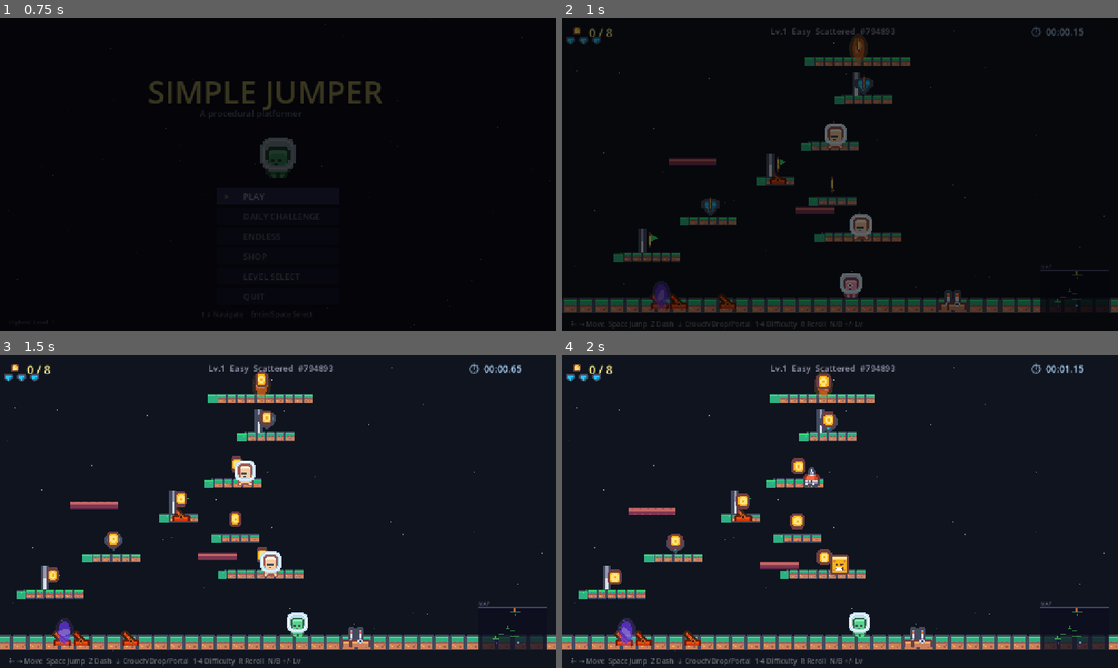
Above: before the commit, frames 1-4 (two rows, left to right).
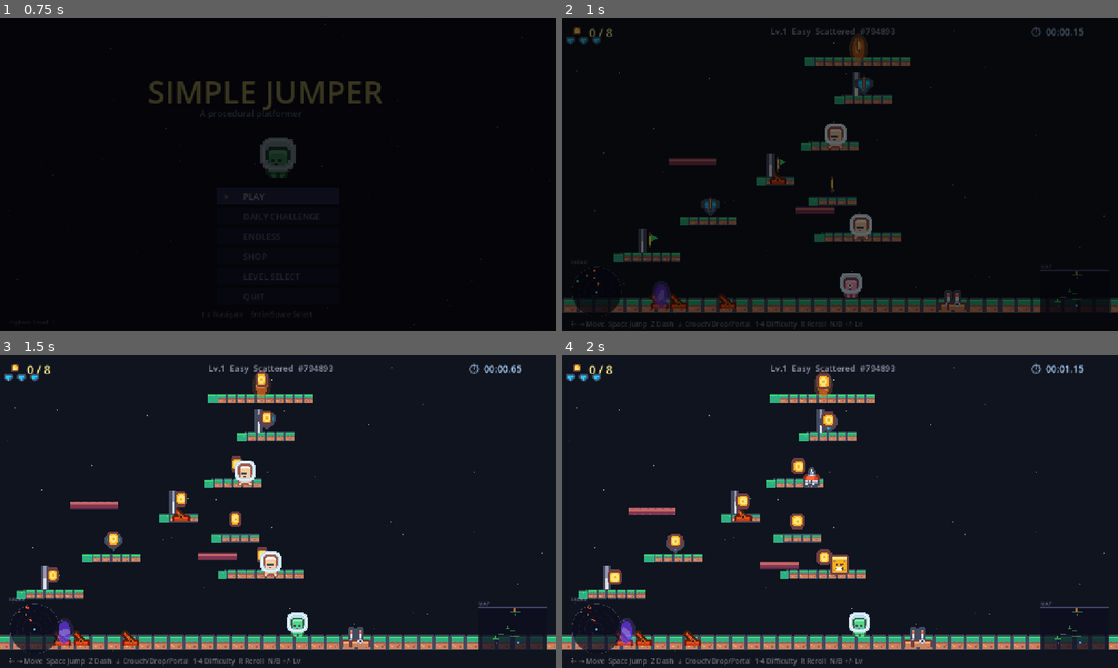
Above: after the commit, the same moments.

Repository: whereissam/SimpleJumper
Game: Godot game, scene res://scenes/TitleScreen.tscn
The game is run twice, just before and just after one commit, with the same random seed, the same clock (stepped at 60 frames per second) and the same inputs.
Inputs (mouse positions are in pixels of both pictures, inside the frame that each line leads up to):
- Up to frame 1 (0.75 s): tap Enter (ui_accept) at 0.5 s; move the mouse to (400, 158) at 0.52 s; hold Right (ui_right) from 0.53 s (still down); tap Z (dash) at 0.6 s; click (400, 158) at 0.67 s
- Up to frame 2 (1 s): keep holding Right (ui_right); tap Enter (ui_accept) at 0.77 s
- Up to frame 3 (1.5 s): release Right (ui_right) at 1.25 s; drag from (166, 527) to (361, 636) at 1.27 s
- Up to frame 4 (2 s): no input

Frame 1 is identical in both runs. In frame 2, 0.3% of the frame differs, in the area x 1-11%, y 77-96%; in frame 3, 0.4%; in frame 4, 0.4%.

Commit message:
feat: add circular radar HUD showing nearby entities
New Radar.gd draws a circular radar in the bottom-left corner:
- Red blips for enemies (patrol, jumping, flying, shielded)
- Large red blip for boss
- Yellow for coins, cyan for powerups, orange for hazards
- 400px detection range, blips clamped to circle edge when distant
- Range rings at 25/50/75%, crosshair, player dot at center
- Custom _draw() rendering, no scene nodes needed
- Updates every frame from World entity arrays

Co-Authored-By: Claude Opus 4.6 (1M context) <noreply@anthropic.com>

Diff:
--- /dev/null
+++ b/scripts/Radar.gd
@@ -0,0 +1,127 @@
+class_name Radar extends Control
+## Circular radar HUD showing nearby entities relative to the player.
+## Color-coded blips: red=enemy, yellow=coin, cyan=powerup, purple=portal, green=checkpoint.
+
+const RADAR_RADIUS := 55.0   # Display radius in pixels
+const RADAR_RANGE  := 400.0  # World range in pixels (how far radar "sees")
+const RADAR_X      := 20.0   # Screen position
+const RADAR_Y      := 570.0
+
+var _player: Node2D
+var _world: Node2D
+var _blips: Array[Dictionary] = []  # {pos: Vector2, color: Color, size: float}
+
+# Cached references
+var _enemy_arrays: Array = []
+var _coin_group := "coins"
+var _boss_ref: WeakRef
+
+func setup(player: Node2D, world: Node2D) -> void:
+	_player = player
+	_world = world
+	position = Vector2(RADAR_X, RADAR_Y)
+	size = Vector2(RADAR_RADIUS * 2 + 10, RADAR_RADIUS * 2 + 10)
+	mouse_filter = Control.MOUSE_FILTER_IGNORE
+
+func _process(_delta: float) -> void:
+	if not _player or not is_instance_valid(_player):
+		return
+	_gather_blips()
+	queue_redraw()
+
+func _draw() -> void:
+	var center := Vector2(RADAR_RADIUS + 5, RADAR_RADIUS + 5)
+
+	# Background circle
+	draw_circle(center, RADAR_RADIUS + 2, Color(0.05, 0.05, 0.12, 0.7))
+	# Border ring
+	_draw_ring(center, RADAR_RADIUS + 2, Color(0.35, 0.35, 0.55, 0.6))
+	# Range rings (25%, 50%, 75%)
+	for i in [0.25, 0.5, 0.75]:
+		_draw_ring(center, RADAR_RADIUS * i, Color(0.2, 0.2, 0.35, 0.3))
+	# Crosshair
+	draw_line(center + Vector2(-RADAR_RADIUS, 0), center + Vector2(RADAR_RADIUS, 0), Color(0.2, 0.2, 0.35, 0.25), 1.0)
+	draw_line(center + Vector2(0, -RADAR_RADIUS), center + Vector2(0, RADAR_RADIUS), Color(0.2, 0.2, 0.35, 0.25), 1.0)
+
+	# Player dot (center)
+	draw_circle(center, 3.0, Color(0.3, 0.7, 1.0))
+
+	# Entity blips
+	for blip in _blips:
+		var world_offset : Vector2 = blip["pos"] - _player.global_position
+		var radar_pos := world_offset / RADAR_RANGE * RADAR_RADIUS
+		# Clamp to circle
+		if radar_pos.length() > RADAR_RADIUS:
+			radar_pos = radar_pos.normalized() * RADAR_RADIUS
+		draw_circle(center + radar_pos, blip["size"], blip["color"])
+
+	# Label
+	draw_string(ThemeDB.fallback_font, Vector2(0, -4), "RADAR", HORIZONTAL_ALIGNMENT_LEFT, -1, 11, Color(0.6, 0.6, 0.8, 0.6))
+
+func _draw_ring(center: Vector2, radius: float, color: Color) -> void:
+	var points := 32
+	for i in points:
+		var a1 := i * TAU / points
+		var a2 := (i + 1) * TAU / points
+		draw_line(
+			center + Vector2(cos(a1) * radius, sin(a1) * radius),
+			center + Vector2(cos(a2) * radius, sin(a2) * radius),
+			color, 1.0
+		)
+
+func _gather_blips() -> void:
+	_blips.clear()
+	var ppos := _player.global_position
+
+	# Enemies (red)
+	_add_blips_from_array(_get_enemies(), ppos, Color(1.0, 0.25, 0.2, 0.9), 2.5)
+
+	# Boss (large red)
+	var boss := _world.get("boss_node")
+	if boss and is_instance_valid(boss):
+		var dist := (boss as Node2D).global_position.distance_to(ppos)
+		if dist <= RADAR_RANGE * 1.5:
+			_blips.append({"pos": (boss as Node2D).global_position, "color": Color(1.0, 0.1, 0.1, 1.0), "size": 4.0})
+
+	# Coins (yellow)
+	for node in _player.get_tree().get_nodes_in_group(_coin_group):
+		var n := node as Node2D
+		if n and n.global_position.distance_to(ppos) <= RADAR_RANGE:
+			_blips.append({"pos": n.global_position, "color": Color(1.0, 0.85, 0.15, 0.8), "size": 2.0})
+
+	# Powerups (cyan)
+	for node in _player.get_tree().get_nodes_in_group("powerups"):
+		var n := node as Node2D
+		if n and n.global_position.distance_to(ppos) <= RADAR_RANGE:
+			_blips.append({"pos": n.global_position, "color": Color(0.3, 0.9, 1.0, 0.9), "size": 2.5})
+
+	# Hazards — saws, spikes (orange)
+	for node in _world.get_children():
+		if node is Area2D and node.has_meta("hazard"):
+			var n := node as Node2D
+			if n.global_position.distance_to(ppos) <= RADAR_RANGE:
+				_blips.append({"pos": n.global_position, "color": Color(1.0, 0.5, 0.15, 0.7), "size": 2.0})
+
+func _get_enemies() -> Array:
+	var all : Array = []
+	var pe = _world.get("patrol_enemies")
+	if pe:
+		all.append_array(pe)
+	var je = _world.get("jumping_enemies")
+	if je:
+		all.append_array(je)
+	var fe = _world.get("flying_enemies")
+	if fe:
+		all.append_array(fe)
+	var se = _world.get("shielded_enemies")
+	if se:
+		all.append_array(se)
+	return all
+
+func _add_blips_from_array(arr: Array, ppos: Vector2, color: Color, sz: float) -> void:
+	for node in arr:
+		if not is_instance_valid(node):
+			continue
+		var n := node as Node2D
+		if n and n.global_position.distance_to(ppos) <= RADAR_RANGE:
+			_blips.append({"pos": n.global_position, "color": color, "size": sz})
--- a/scripts/World.gd
+++ b/scripts/World.gd
@@ -85,6 +85,7 @@
 var vignette_rect    : ColorRect
 var dash_lines_layer : CanvasLayer
 var camera_fx        : CameraFX
+var radar            : Radar
 var combo_label      : Label
 var game_mode        : String = ""  # "", "endless", "daily"
 var renderer_25d     : Renderer25D
@@ -298,6 +299,11 @@
 	)
 	minimap_node   = mm["node"]
 	minimap_player = mm["player_dot"]
+
+	# Radar
+	radar = Radar.new()
+	radar.setup(player_node, self)
+	hud["hud_layer"].add_child(radar)
 
 # -- Per-frame -----------------------------------------------------------------
 func _process(delta: float) -> void:
